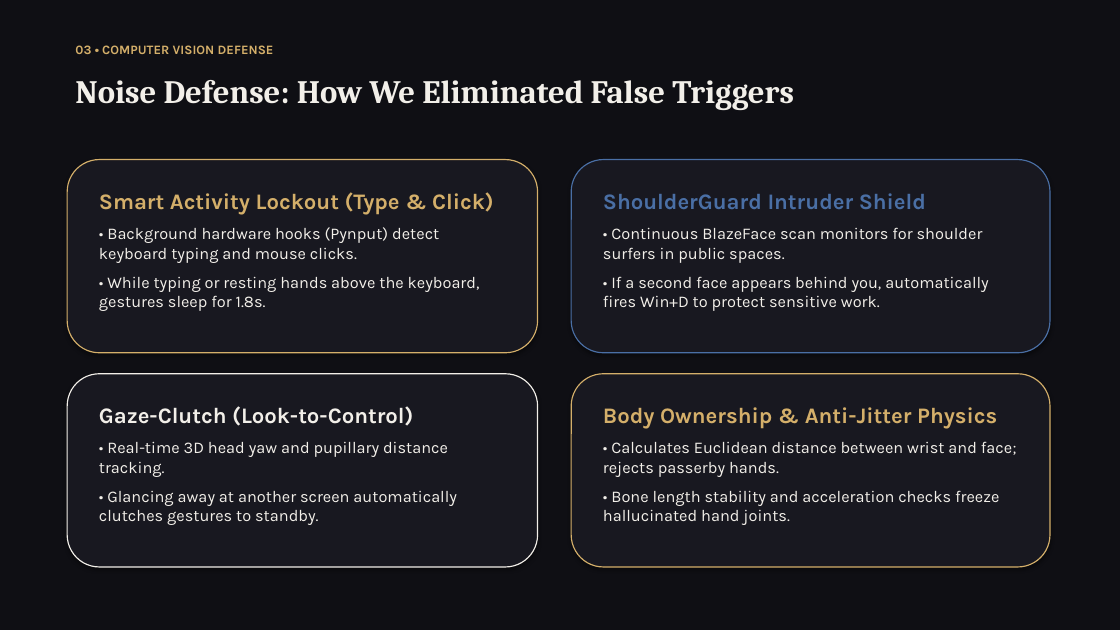
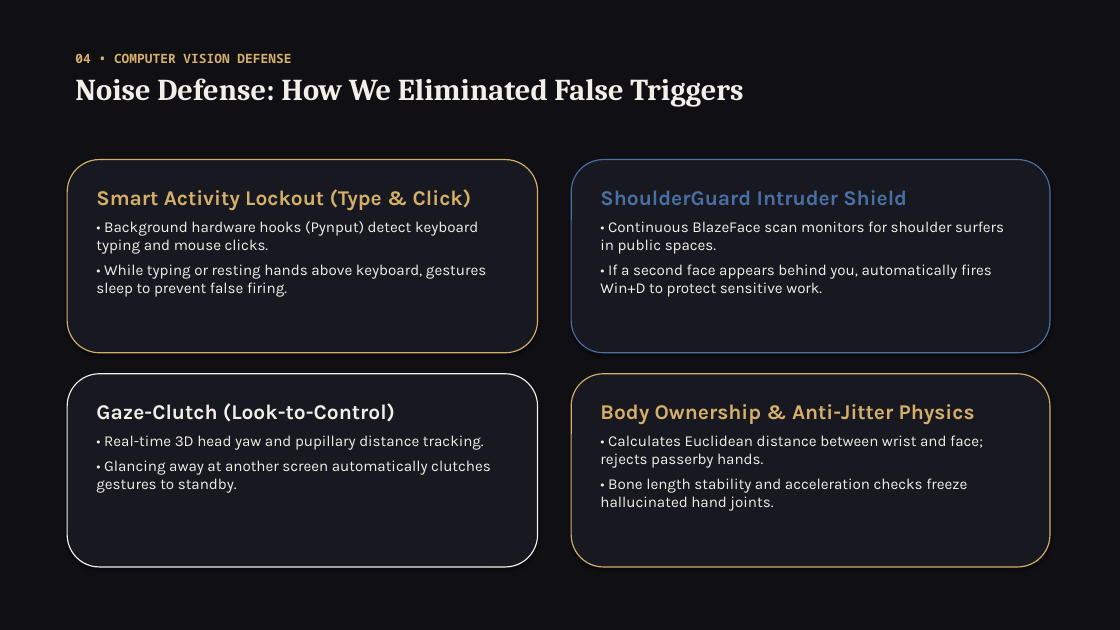
Before and after one commit to Philphil-org/UAT-Hackathon, a slide deck: slide 5 of ZeroTouch_PitchDeck.pptx (slide 4 before the commit). Drawn at 1120x630 pixels with LibreOffice and Linux fonts; fonts in the diff are those of the drawing. Boxes give left, top, right and bottom in pixels: in the first picture for what was removed or moved away, otherwise in the second. Text is boxed around its words. In the diff, an @@ line names an element or a change of style, - is before the commit and + after.

```diff
--- a/ZeroTouch_PitchDeck.pptx
+++ b/ZeroTouch_PitchDeck.pptx
@@ text "04 • COMPUTER VISION DEFENSE": place and size @@
-text "04 • COMPUTER VISION DEFENSE" at bbox=[75, 80, 794, 110]
+text "04 • COMPUTER VISION DEFENSE" at bbox=[75, 53, 743, 107]
@@ text at bbox=[75, 53, 291, 63]: paragraph added @@
+04 • COMPUTER VISION DEFENSE
@@ text removed at bbox=[75, 45, 274, 54] @@
-03 • COMPUTER VISION DEFENSE
@@ text at bbox=[75, 78, 743, 107]: size 28 to 26 pt in "Noise Defense: How We Eliminated False Triggers"; more space between paragraphs @@
@@ text at bbox=[96, 189, 478, 254]: size 19 to 18 pt in "Smart Activity Lockout (Type & Click)"; size 14 to 13 pt in "• Background hardware hooks (Pynput) detect keyboard ..."; less space between paragraphs @@
@@ text "ShoulderGuard Intruder Shield" at bbox=[600, 190, 1004, 297]: size 19 to 18 pt in "ShoulderGuard Intruder Shield"; size 14 to 13 pt in "• Continuous BlazeFace scan monitors for shoulder ...", "• If a second face appears behind ..."; less space between paragraphs @@
@@ text at bbox=[96, 264, 486, 297]: text changed; size 14 to 13 pt @@
-• While typing or resting hands above the keyboard, gestures sleep for 1.8s.
+• While typing or resting hands above keyboard, gestures sleep to prevent false firing.
@@ text "Gaze-Clutch (Look-to-Control)" at bbox=[96, 403, 491, 493]: size 19 to 18 pt in "Gaze-Clutch (Look-to-Control)"; size 14 to 13 pt in "• Real-time 3D head yaw and pupillary ...", "• Glancing away at another screen automatically ..."; less space between paragraphs @@
@@ text "Body Ownership & Anti-Jitter Physics" at bbox=[600, 404, 983, 511]: size 19 to 18 pt in "Body Ownership & Anti-Jitter Physics"; size 14 to 13 pt in "• Calculates Euclidean distance between wrist and ...", "• Bone length stability and acceleration checks ..."; less space between paragraphs @@
```
Also in this commit, not shown: 4 other slides changed, 1 slide added.
